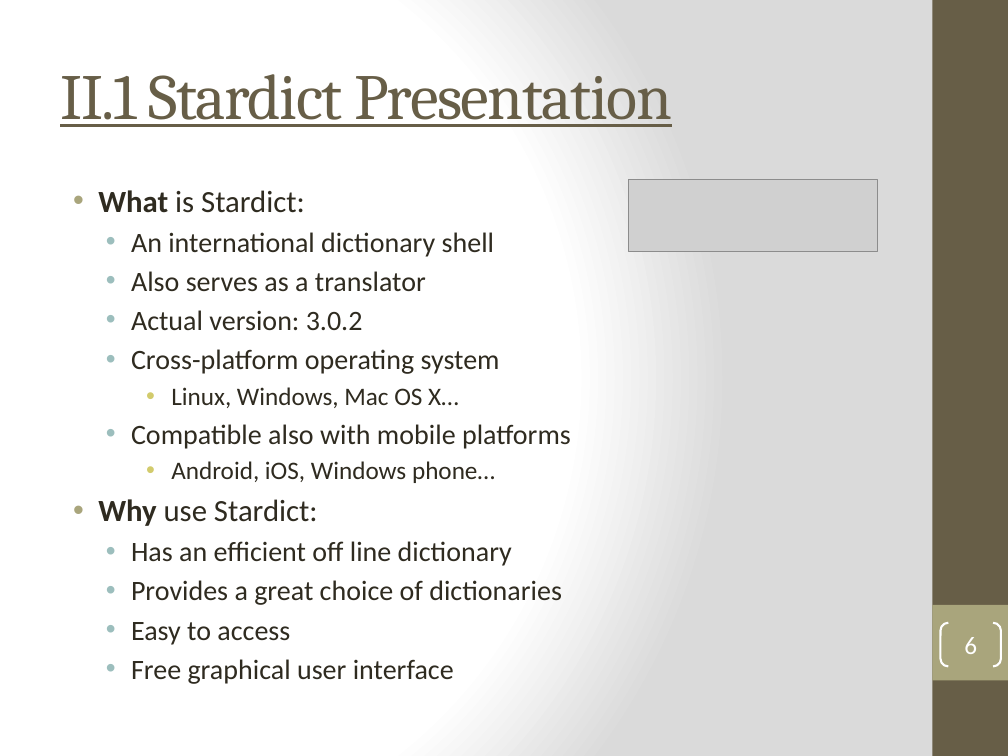
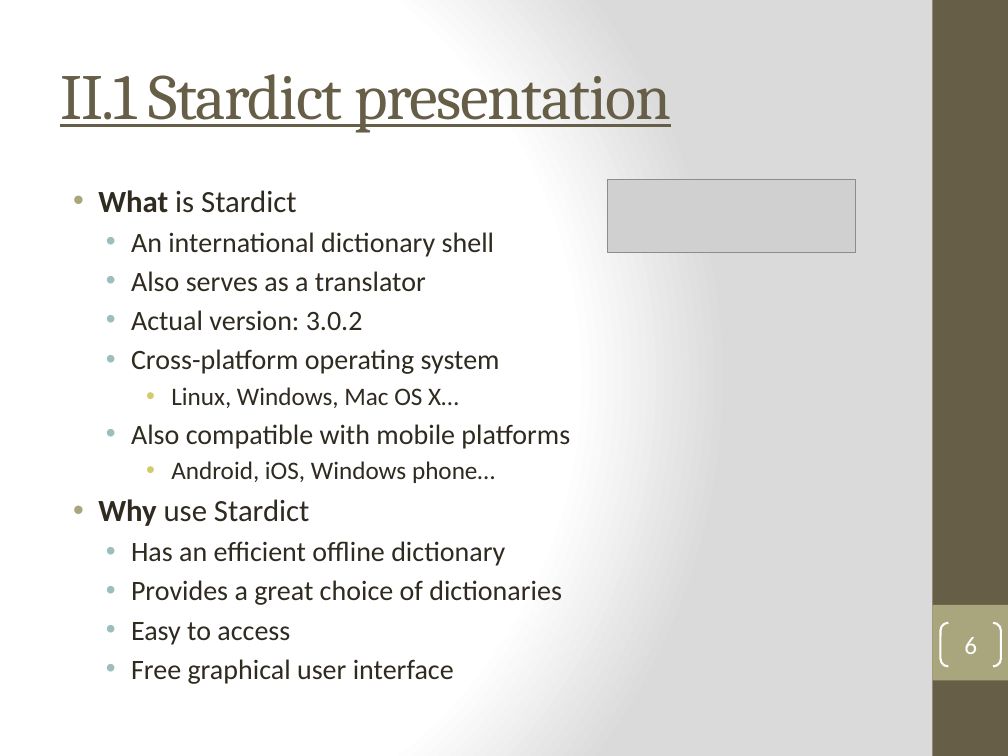
Before and after one commit to kiago/isepse2014, a slide deck: slide 6 of projects/dictionary/Project_Presentation.pptx. Drawn at 1008x756 pixels with LibreOffice and Linux fonts; fonts in the diff are those of the drawing; grey boxes stand for pictures. Boxes give left, top, right and bottom in pixels: in the first picture for what was removed or moved away, otherwise in the second. Text is boxed around its words. In the diff, an @@ line names an element or a change of style, - is before the commit and + after.

```diff
--- a/projects/dictionary/Project_Presentation.pptx
+++ b/projects/dictionary/Project_Presentation.pptx
@@ title at <box>60,74,671,133</box>: text changed @@
-II.1 Stardict Presentation
+II.1 Stardict presentation
@@ picture: place and size @@
-picture at <box>628,179,877,252</box>
+picture at <box>607,179,856,252</box>
@@ text at <box>98,190,297,213</box>: text changed @@
-• What is Stardict:
+• What is Stardict
@@ text at <box>131,424,570,449</box>: text changed @@
-  • Compatible also with mobile platforms
+  • Also compatible with mobile platforms
@@ text at <box>98,499,505,566</box>: text changed @@
-• Why use Stardict:
-  • Has an efficient off line dictionary
+• Why use Stardict
+  • Has an efficient offline dictionary
```
Also in this commit, not shown: 10 other slides changed, 6 slides added.
